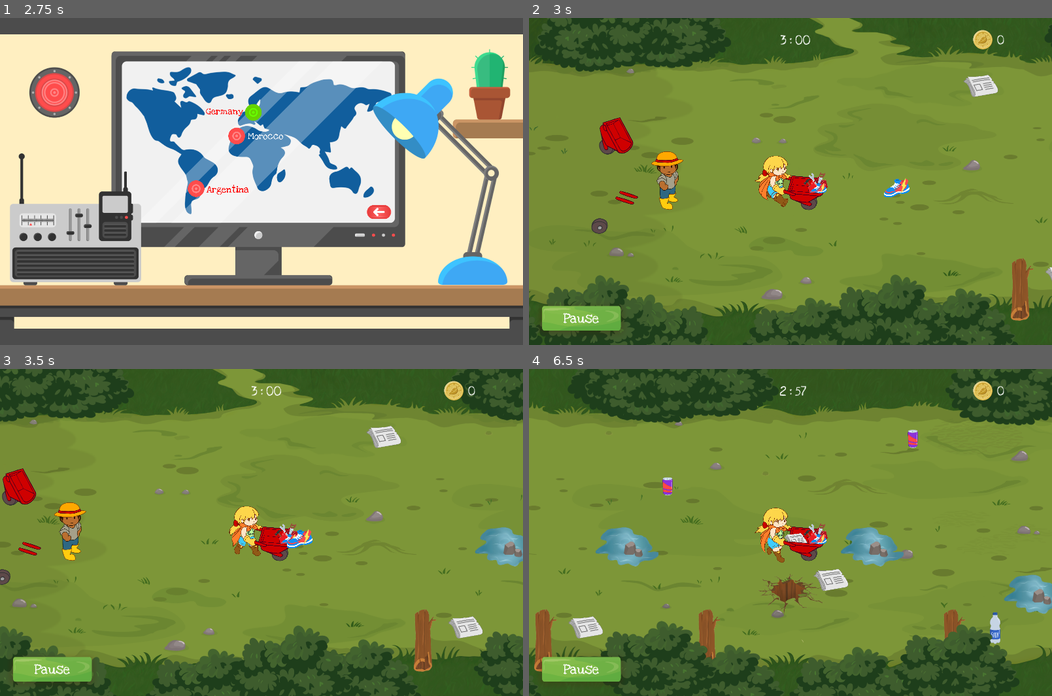
Above: before the commit, frames 1-4 (two rows, left to right).
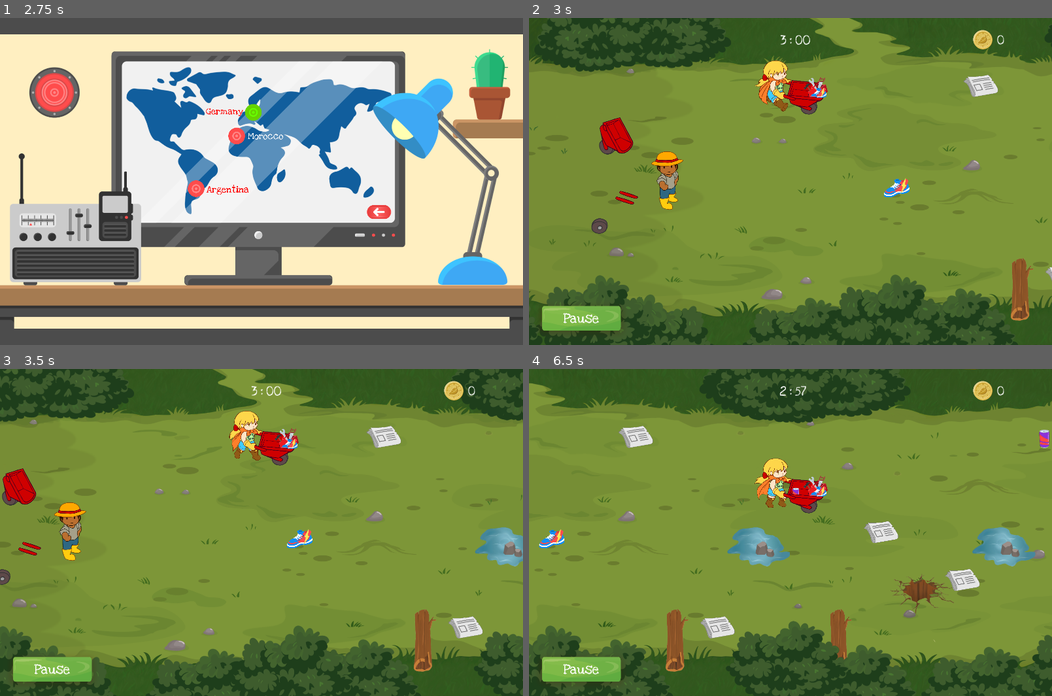
Above: after the commit, the same moments.

Repository: siconline/EcoChampion_Godot
Game: Godot game, scene res://Main.tscn
Two runs of this game, one before a commit and one after it. Both use one fixed random seed, a clock stepped at 60 frames per second and the inputs below.
Inputs (mouse positions are in pixels of both pictures, inside the frame that each line leads up to):
- Up to frame 1 (2.75 s): click "Score" at 0.5 s; click "Level Menu" at 1.25 s; click "Garbage Patrol" at 2 s
- Up to frame 2 (3 s): click "Germany" at 2.75 s
- Up to frame 3 (3.5 s): no input
- Up to frame 4 (6.5 s): tap Enter (ui_accept) at 3.5, 3.77, 3.8, 4.07, 4.35, 4.52, 4.82, 5.3, 6.02, 6.32 s; move the mouse to (905, 516) at 3.52 s; hold Right (ui_right) 3.53-4.28 s; click (905, 516) at 3.6 s; move the mouse to (685, 548) at 4.27 s; hold Down (ui_down) 4.28-5.03 s; click (685, 548) at 4.55 s; move the mouse to (842, 460) at 5.02 s; hold Right (ui_right) 5.03-5.78 s; click (842, 460) at 5.1 s; move the mouse to (764, 597) at 5.77 s; hold Up (ui_up) from 5.78 s (still down); click (764, 597) at 5.85 s

Frame 1 is identical in both runs. In frame 2, 2.5% of the frame differs, in the area x 43-58%, y 13-59%; in frame 3, 2.4%; in frame 4, 28%, in the area x 0-100%, y 0-100%.

Commit message:
mouse input player controll

Diff:
--- a/Main.tscn
+++ b/Main.tscn
@@ -4,7 +4,7 @@
 [ext_resource path="res://Menu/Menu.tscn" type="PackedScene" id=2]
 [ext_resource path="res://MiniGame01/MiniGame01.tscn" type="PackedScene" id=3]
 
-[node name="Main" type="Node" index="0"]
+[node name="Main" type="Node"]
 
 script = ExtResource( 1 )
 
--- a/MiniGame01/MiniGame01.tscn
+++ b/MiniGame01/MiniGame01.tscn
@@ -1139,7 +1139,6 @@
 
 [node name="Facilities" type="Node2D" parent="." index="5"]
 
-editor/display_folded = true
 script = ExtResource( 16 )
 
 [node name="Plastic" type="StaticBody2D" parent="Facilities" index="0"]
--- a/MiniGame01/Player/Player.gd
+++ b/MiniGame01/Player/Player.gd
@@ -36,6 +36,8 @@
 
 func _physics_process(delta):
 
+	print(speed)
+
 	if speed == maxSpeed || speed == -maxSpeed || speed == slowSpeed || speed == -slowSpeed:
 		if animPlayer.get_current_animation() == "Run":
 			pass
@@ -54,6 +56,28 @@
 
 	movement = Vector2(speed, 0)
 	#----Player controll----#
+	#Right INPUT
+	if Input.is_action_just_pressed("ui_mouse"):
+		if get_global_mouse_position().x > (position.x + 100):
+			speed = maxSpeed
+		#Set player position out of collision facility
+		if facilityCollControll == false:
+			position.x = position.x + 10
+		#Stop the current animPlayer animation
+		animPlayer.stop(true)
+		sprite.flip_h = false
+		barrow_Normal.flip_h = false
+		barrow_Upgrade.flip_h = false
+		posPickUps = 20
+		#give pickUps 1-6 position.x
+		for i in range(1, 7):
+			var obj = str("pickUp" , i)
+			get(obj).flip_h = false
+			get(obj).position.x = posPickUps
+			posPickUps = posPickUps + 10
+		#---reset CONTROLL POINT----#
+		facilityCollControll = true
+
 	if Input.is_action_just_pressed("ui_right"):
 		speed = maxSpeed
 		#Set player position out of collision facility
@@ -73,6 +97,28 @@
 			posPickUps = posPickUps + 10
 		#---reset CONTROLL POINT----#
 		facilityCollControll = true
+	#Left INPUT
+	if Input.is_action_just_pressed("ui_mouse"):
+		if get_global_mouse_position().x < (position.x - 100):
+			speed = -maxSpeed
+			#Set player position out of collision facility
+			if facilityCollControll == false:
+				position.x = position.x - 10
+			#Stop the current animPlayer animation
+			animPlayer.stop(true)
+			sprite.flip_h = true
+			barrow_Normal.flip_h = true
+			barrow_Upgrade.flip_h = true
+			posPickUps = -20
+			#give pickUps 1-6 position.x
+			for i in range(1, 7):
+				var obj = str("pickUp" , i)
+				get(obj).flip_h = false
+				get(obj).position.x = posPickUps
+				posPickUps = posPickUps - 10
+			#---reset CONTROLL POINT----#
+			facilityCollControll = true
+
 	if Input.is_action_just_pressed("ui_left"):
 		speed = -maxSpeed
 		#Set player position out of collision facility
@@ -95,9 +141,17 @@
 	if Input.is_action_just_pressed("ui_up"):
 		if position.y > -175*2:
 			position.y -= 175
+	if Input.is_action_just_pressed("ui_mouse"):
+		if get_global_mouse_position().y < (position.y - 100):
+			if position.y > -175*2:
+				position.y -= 175
 	elif Input.is_action_just_pressed("ui_down"):
 		if position.y < 175*2:
 			position.y += 175
+	if Input.is_action_just_pressed("ui_mouse"):
+		if get_global_mouse_position().y > (position.y + 100):
+			if position.y < 175*2:
+				position.y += 175
 	elif Input.is_action_just_released("ui_up") || Input.is_action_just_released("ui_down"):
 		#movement = Vector2(0, 0)
 		#animPlayer.play("Idle")
@@ -119,7 +173,7 @@
 
 	#----Check Collision on Facilities----#
 	if collision_info:
-		if Input.is_action_just_pressed("ui_accept") || Input.is_action_just_pressed("ui_mouse"):
+		if Input.is_action_just_pressed("ui_accept"):
 			if plasticPlayer.is_playing():
 				plasticWasteSprite.visible = true
 			else:
@@ -141,6 +195,30 @@
 				if collision_info.collider.name == "Metal":
 					if position.y == 350:
 						collideObstacleDamage(2, collision_info.collider.name)
+		#Mouse INPUT
+		if Input.is_action_just_pressed("ui_mouse"):
+			if get_global_mouse_position().x > (position.x + 150):
+				if plasticPlayer.is_playing():
+					plasticWasteSprite.visible = true
+				else:
+					plasticWasteSprite.visible = false
+					if collision_info.collider.name == "Plastic":
+						if position.y == -350:
+							collideObstacleDamage(0, collision_info.collider.name)
+				if paperPlayer.is_playing():
+					paperWasteSprite.visible = true
+				else:
+					paperWasteSprite.visible = false
+					if collision_info.collider.name == "Paper":
+						if position.y == 0:
+							collideObstacleDamage(1, collision_info.collider.name)
+				if metalPlayer.is_playing():
+					metalWasteSprite.visible = true
+				else:
+					metalWasteSprite.visible = false
+					if collision_info.collider.name == "Metal":
+						if position.y == 350:
+							collideObstacleDamage(2, collision_info.collider.name)
 
 		if facilityCollControll == true:
 			if speed > 0:
--- a/project.godot
+++ b/project.godot
@@ -18,7 +18,6 @@
 
 window/size/width=1920
 window/size/height=1200
-window/size/fullscreen=true
 window/stretch/mode="viewport"
 
 [input]
